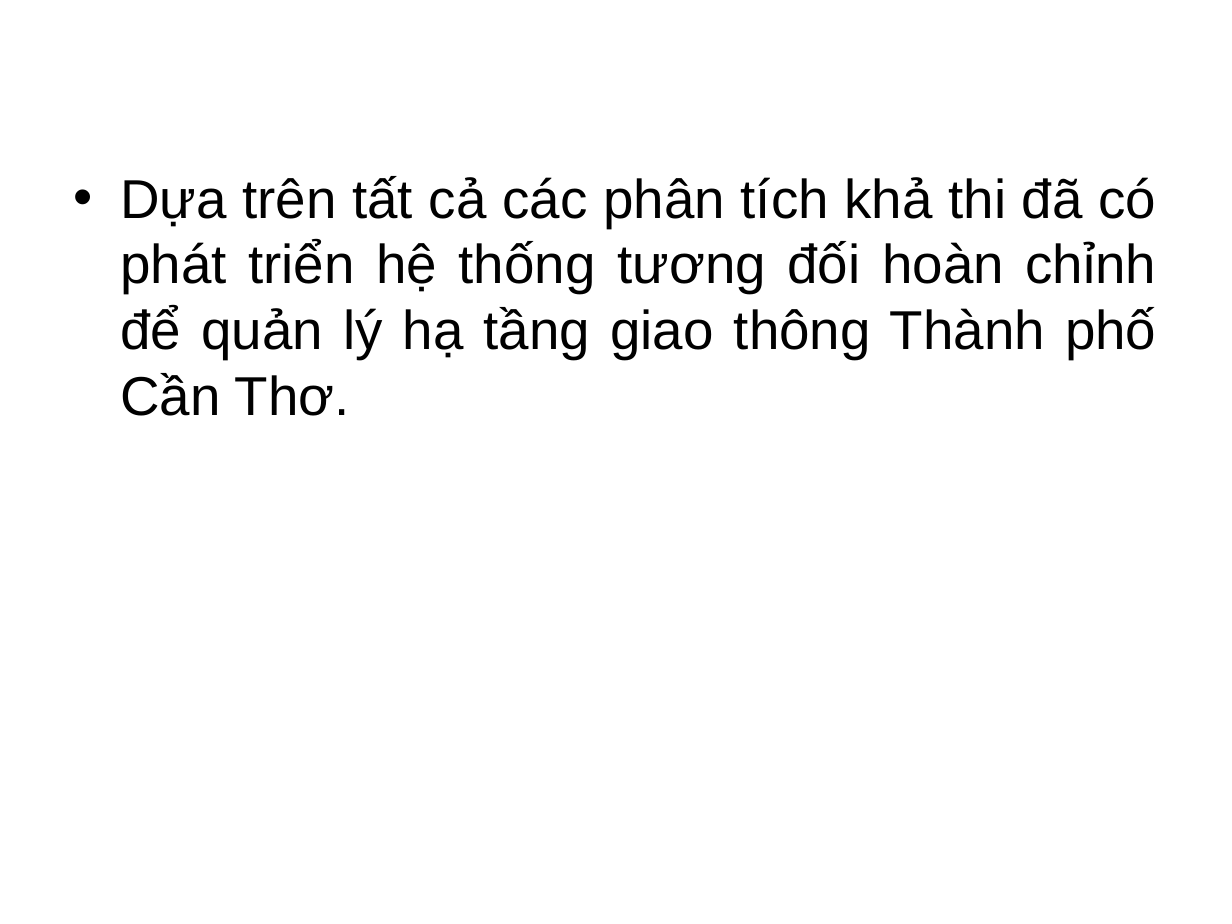
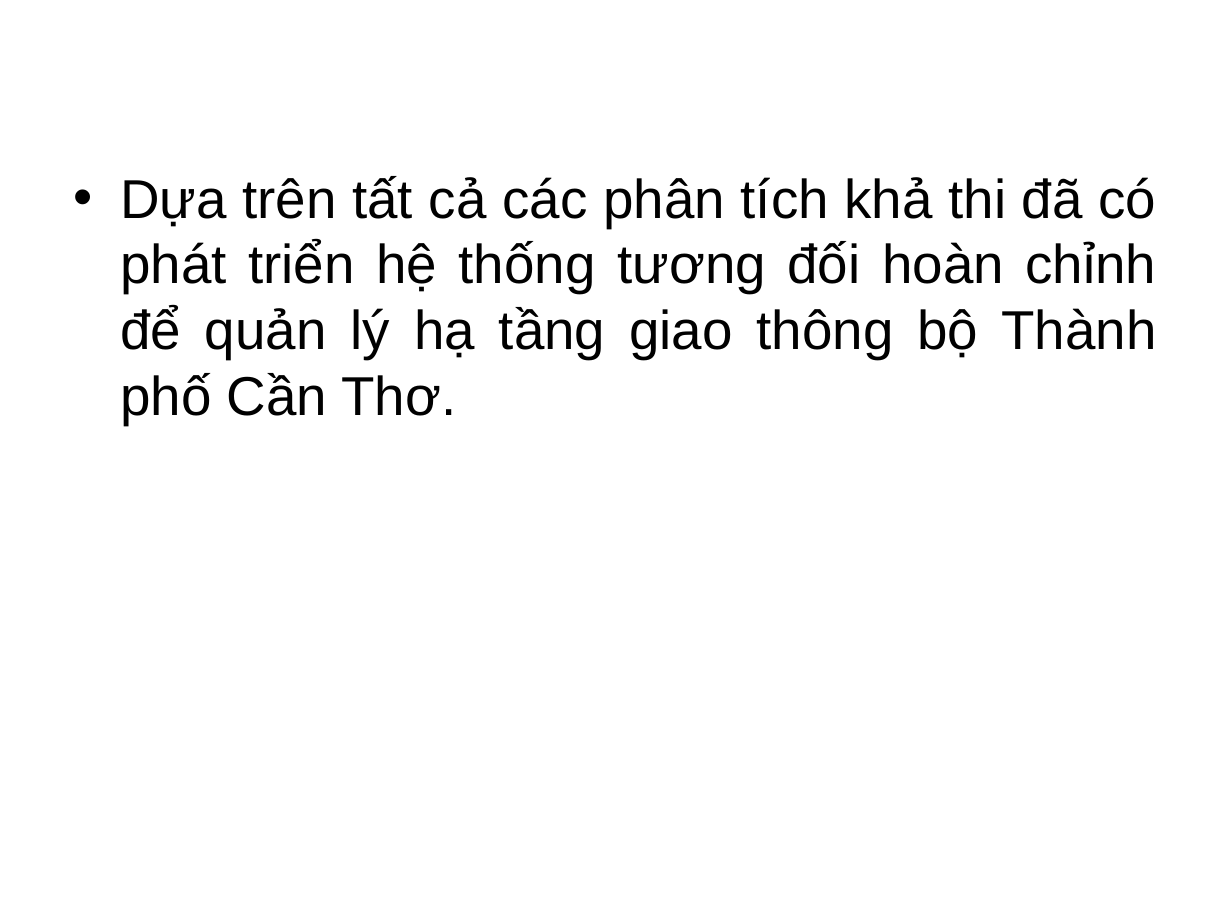
Before and after one commit to hdnha11/lvtn-giaothongct, a slide deck: slide 5 of Reports/Presentation.pptx. Drawn at 1232x924 pixels with LibreOffice and Linux fonts; fonts in the diff are those of the drawing; background and template pictures are left out. Boxes give left, top, right and bottom in pixels: in the first picture for what was removed or moved away, otherwise in the second. Text is boxed around its words. In the diff, an @@ line names an element or a change of style, - is before the commit and + after.

```diff
--- a/Reports/Presentation.pptx
+++ b/Reports/Presentation.pptx
@@ text at [120, 176, 1156, 425]: text changed @@
-• Dựa trên tất cả các phân tích khả thi đã có phát triển hệ thống tương đối hoàn chỉnh để quản lý hạ tầng giao thông Thành phố Cần Thơ.
+• Dựa trên tất cả các phân tích khả thi đã có phát triển hệ thống tương đối hoàn chỉnh để quản lý hạ tầng giao thông bộ Thành phố Cần Thơ.
```
Also in this commit, not shown: 1 other slide changed, 1 other file.
